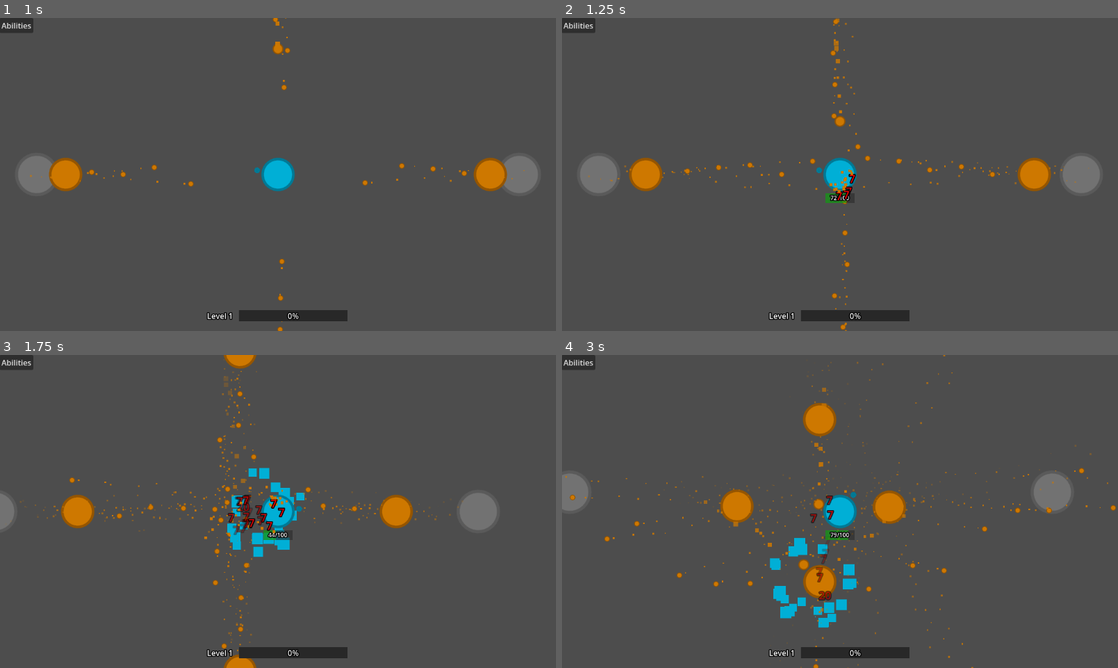
Above: before the commit, frames 1-4 (two rows, left to right).
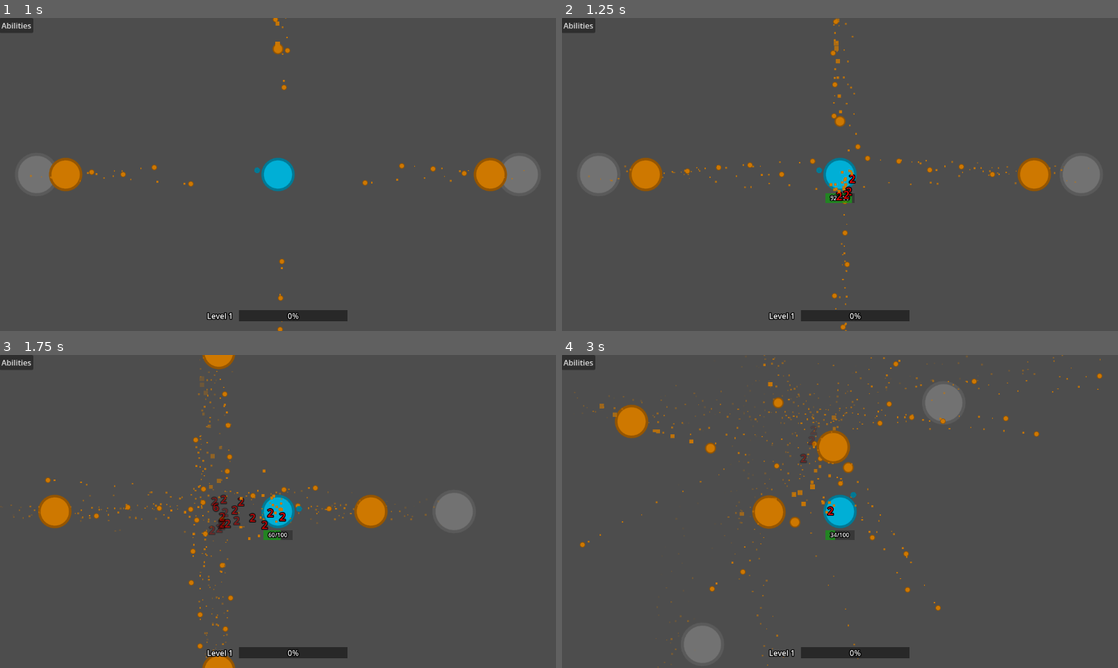
Above: after the commit, the same moments.

Repository: fmachek/geoslayer
Game: Godot game, scene res://scenes/user_interface/main_menu/main_menu.tscn
Two runs of this game, one before a commit and one after it. Both use one fixed random seed, a clock stepped at 60 frames per second and the inputs below.
Inputs (mouse positions are in pixels of both pictures, inside the frame that each line leads up to):
- Up to frame 1 (1 s): click "Play" at 0.5 s
- Up to frame 2 (1.25 s): no input
- Up to frame 3 (1.75 s): tap Enter at 1.25 s; move the mouse to (400, 495) at 1.27 s; hold D (right) from 1.28 s (still down); tap Q at 1.35 s; click (400, 495) at 1.42 s
- Up to frame 4 (3 s): move the mouse to (728, 527) at 2.02 s; release D (right) at 2.03 s; hold S (down) 2.03-2.78 s; tap E at 2.1 s; move the mouse to (895, 442) at 2.77 s; hold D (right) from 2.78 s (still down); tap Q at 2.85 s

Frame 1 is identical in both runs. In frame 2, 0.1% of the frame differs, in the area x 48-53%, y 49-60%; in frame 3, 6.6%; in frame 4, 9.1%, in the area x 0-100%, y 0-100%.

Commit message:
balance: nerf enemy ability damage
Continue scaling ability.cooldown by ability_cooldown_multiplier, and additionally reduce ability base damage when present by converting ability.base_damage to float and multiplying it by 0.3. This ensures enemy abilities are both slowed and significantly weakened before equipping and adding them to castable lists.

Diff:
--- a/scripts/characters/enemies/enemy.gd
+++ b/scripts/characters/enemies/enemy.gd
@@ -45,7 +45,9 @@
 
 # Loads an ability. The enemy's abilities always have a longer cooldown.
 func load_ability(ability: Ability):
-	ability.cooldown *= ability_cooldown_multiplier # Nerf abilities
+	ability.cooldown *= ability_cooldown_multiplier # Nerf ability cooldown
+	if "base_damage" in ability: # Nerf ability damage
+		ability.base_damage = float(ability.base_damage) * 0.3
 	equip_ability(ability)
 	add_ability_to_castable(ability)
 	# Connect signals that manage castable
